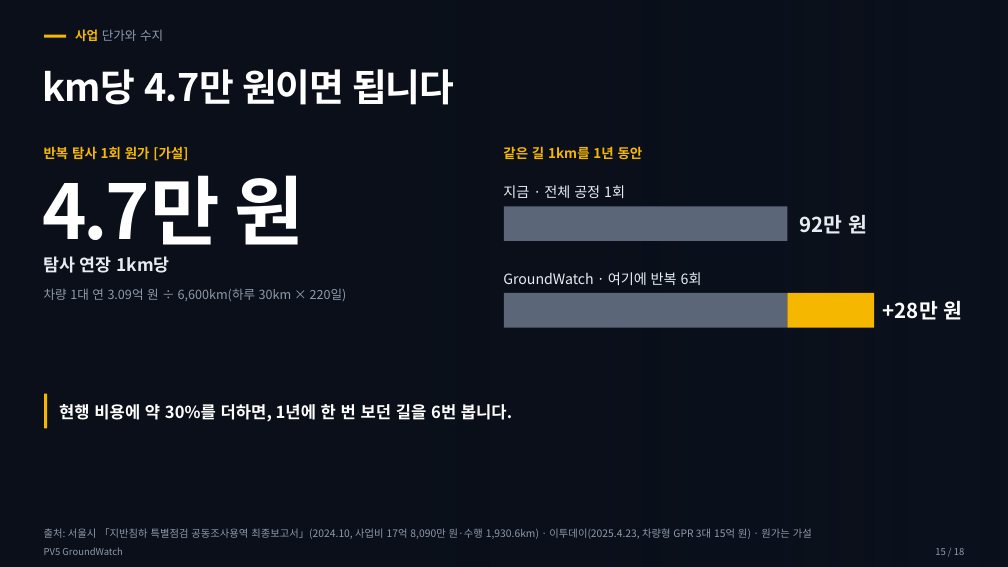
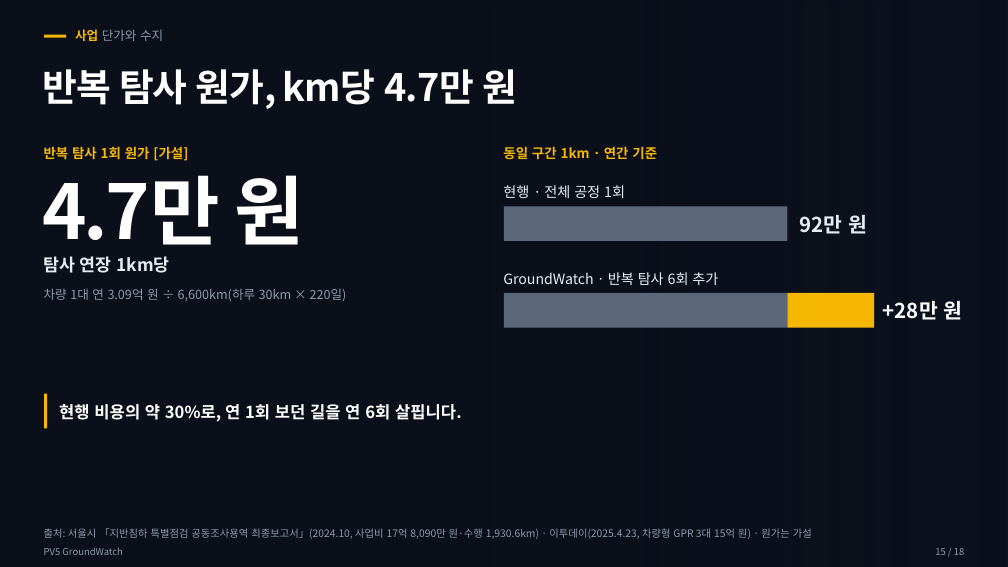
Before and after one commit to woojin-choe/pv5-hose-lab, a slide deck: slide 15 of ppt_all/PV5_GroundWatch_10_26.pptx. Drawn at 1008x567 pixels with LibreOffice and Linux fonts; fonts in the diff are those of the drawing; background and template pictures are left out. Boxes give left, top, right and bottom in pixels: in the first picture for what was removed or moved away, otherwise in the second. Text is boxed around its words. In the diff, an @@ line names an element or a change of style, - is before the commit and + after.

```diff
--- a/ppt_all/PV5_GroundWatch_10_26.pptx
+++ b/ppt_all/PV5_GroundWatch_10_26.pptx
@@ text at [43,69,517,109]: text changed @@
-km당 4.7만 원이면 됩니다
+반복 탐사 원가, km당 4.7만 원
@@ text at [503,146,657,160]: text changed @@
-같은 길 1km를 1년 동안
+동일 구간 1km · 연간 기준
@@ text at [503,185,625,198]: text changed @@
-지금 · 전체 공정 1회
+현행 · 전체 공정 1회
@@ text at [503,272,718,285]: text changed @@
-GroundWatch · 여기에 반복 6회
+GroundWatch · 반복 탐사 6회 추가
@@ text at [59,404,462,422]: text changed @@
-현행 비용에 약 30%를 더하면, 1년에 한 번 보던 길을 6번 봅니다.
+현행 비용의 약 30%로, 연 1회 보던 길을 연 6회 살핍니다.
```
Also in this commit, not shown: 15 other slides changed, 21 other files.
